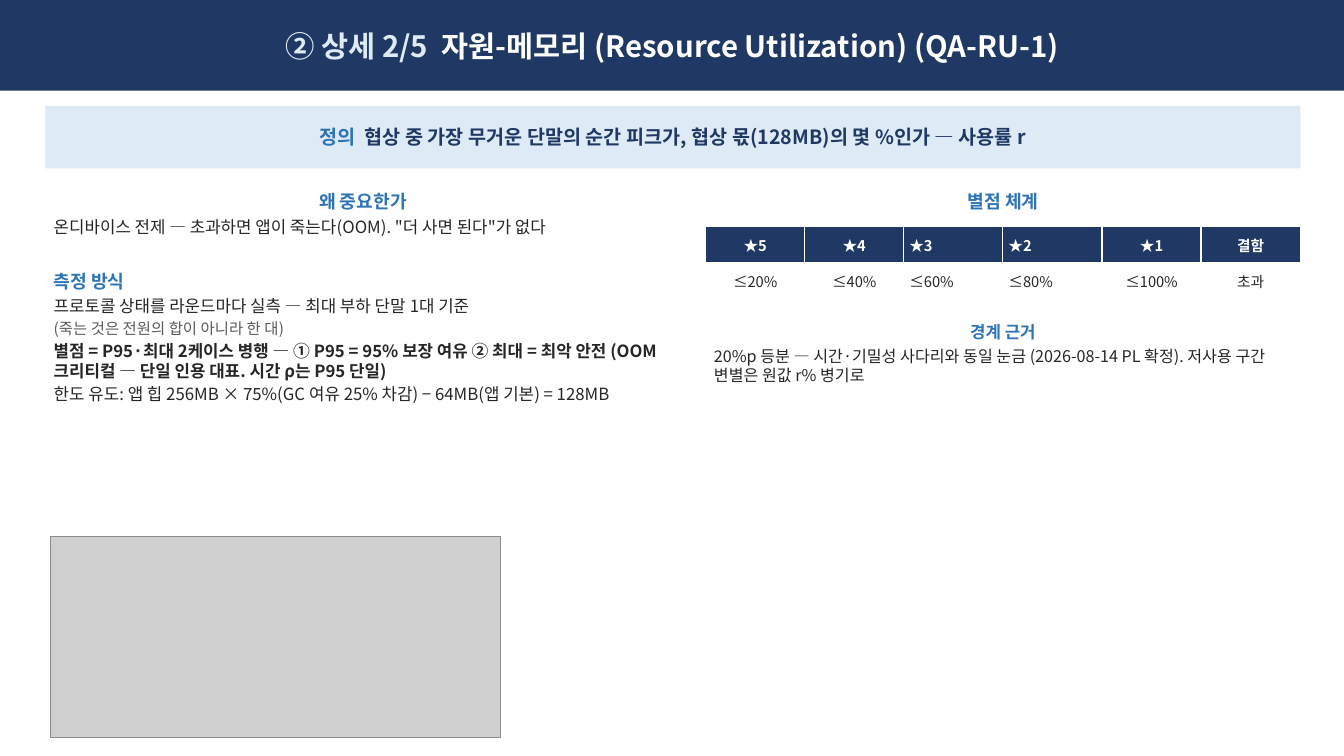
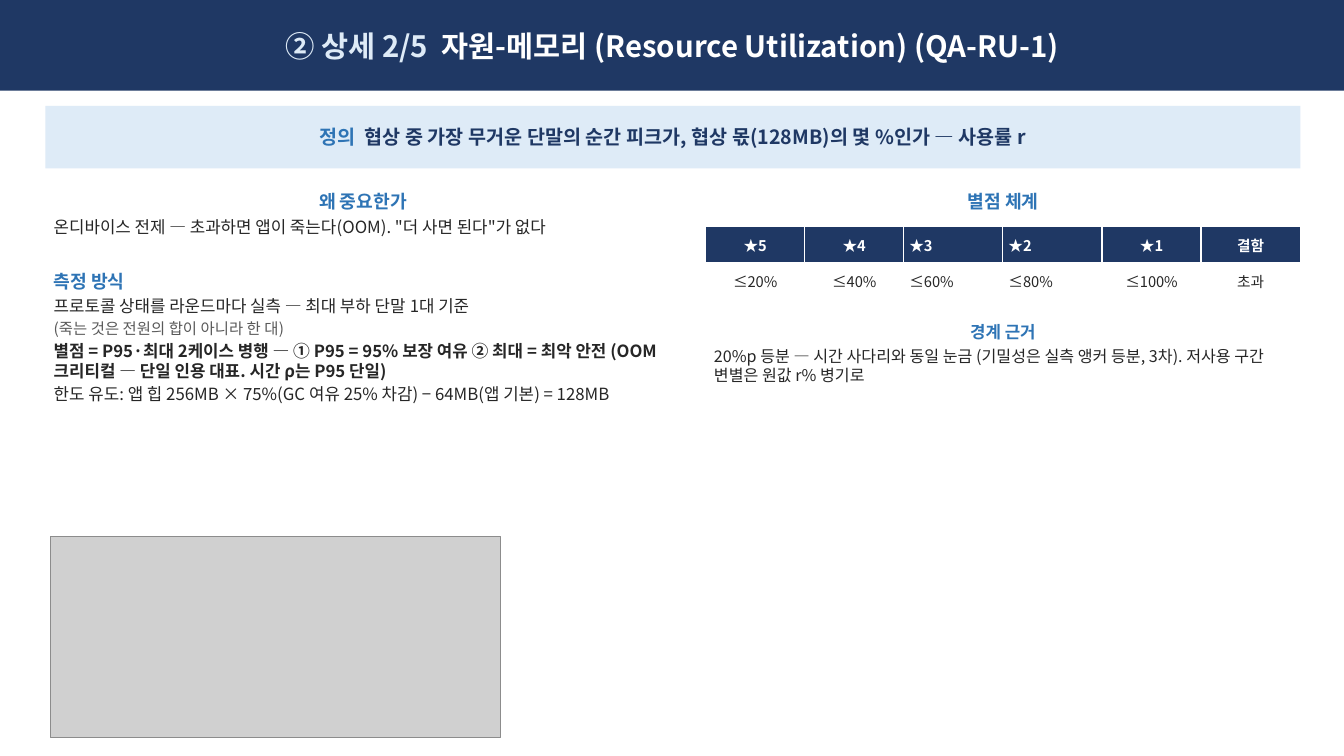
Before and after one commit to Sunwoo-Nam/architect-teamproject, a slide deck: slide 4 of docs/changbae/65-QA-종합-임원보고.pptx. Drawn at 1344x756 pixels with LibreOffice and Linux fonts; fonts in the diff are those of the drawing; grey boxes stand for pictures. Boxes give left, top, right and bottom in pixels: in the first picture for what was removed or moved away, otherwise in the second. Text is boxed around its words. In the diff, an @@ line names an element or a change of style, - is before the commit and + after.

```diff
--- a/docs/changbae/65-QA-종합-임원보고.pptx
+++ b/docs/changbae/65-QA-종합-임원보고.pptx
@@ text at bbox=[714, 348, 1264, 383]: text changed @@
-20%p 등분 — 시간·기밀성 사다리와 동일 눈금 (2026-08-14 PL 확정). 저사용 구간 변별은 원값 r% 병기로
+20%p 등분 — 시간 사다리와 동일 눈금 (기밀성은 실측 앵커 등분, 3차). 저사용 구간 변별은 원값 r% 병기로
```
Also in this commit, not shown: 4 other slides changed, 10 other files.
